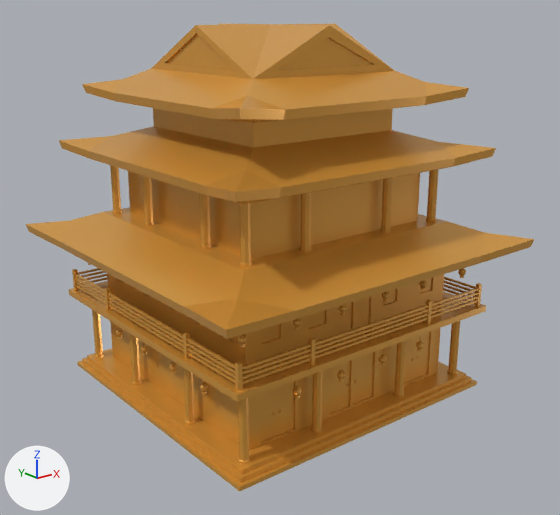
Two versions of the glTF model public/models/building-temple-china.glb, one commit apart.
Camera for both pictures: a 50 mm camera at (-22.7, -29.1, 17.9) aimed at (-0.1, -0.8, 6.6). The lights are fixed; the arrows at lower left show +X, +Y and +Z. Where no turn or scale is listed for an object, it has been applied to the vertices.

Script lines for the objects in view, before the commit:
```python
me_building_temple_china = bpy.data.meshes.new('building-temple-china')
me_building_temple_china.from_pydata(...)  # 4900 vertices, 9086 faces; spans x -8.9..8.9, y -8.9..8.9, z 0.0..17.5
me_building_temple_china.materials.append(mat_lowpoly_colors)
ob_building_temple_china = bpy.data.objects.new('building-temple-china', me_building_temple_china)
ob_building_temple_china.location = (0.0, 0.0, 0.0)
```
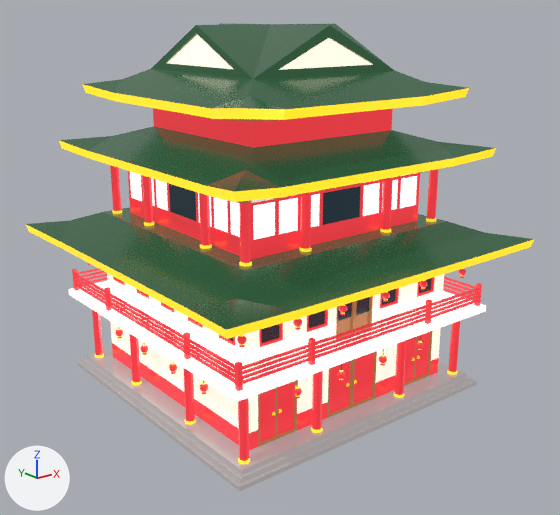
The change in detail:
Picture 'base' (img_base) is new.
Material 'LOWPOLY-COLORS.001' (mat_lowpoly_colors_001) is new.
Uses the picture img_base.
me_building_temple_china has 4900 vertices, 9086 faces and spans x -8.9..8.9, y -8.9..8.9, z 0.0..17.5.
me_building_temple_china no longer uses material mat_lowpoly_colors.
me_building_temple_china now uses material mat_lowpoly_colors_001.

Pixel boxes [x1, y1, x2, y2] of what changed, in the pictures (560 x 515 px):
'building-temple-china', recoloured: [26, 23, 534, 491] in both
